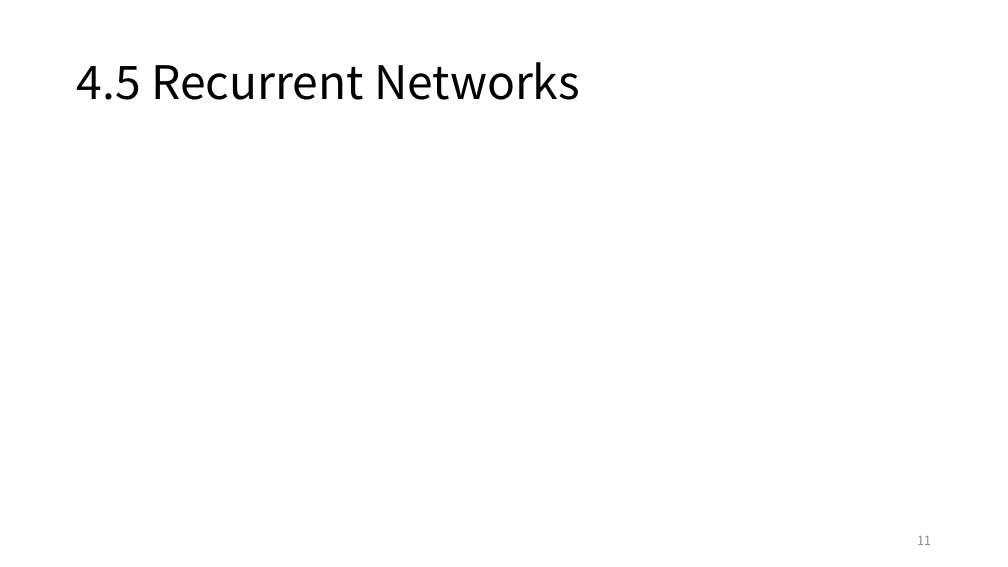
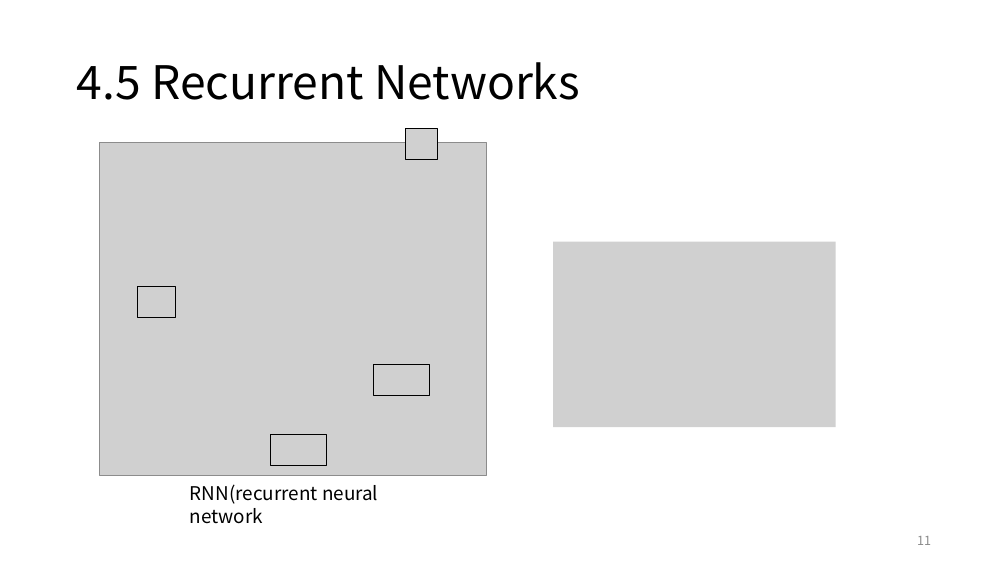
Before and after one commit to ggorr/MachineLearning, a slide deck: slide 11 of IDL/Ch04/IDL_Ch04.pptx. Drawn at 1008x567 pixels with LibreOffice and Linux fonts; fonts in the diff are those of the drawing; grey boxes stand for pictures. Boxes give left, top, right and bottom in pixels: in the first picture for what was removed or moved away, otherwise in the second. Text is boxed around its words. In the diff, an @@ line names an element or a change of style, - is before the commit and + after.

```diff
--- a/IDL/Ch04/IDL_Ch04.pptx
+++ b/IDL/Ch04/IDL_Ch04.pptx
@@ picture added at box(99, 143, 485, 476) @@
@@ picture added at box(405, 129, 438, 160) @@
@@ picture added at box(554, 241, 836, 427) @@
@@ picture added at box(138, 287, 175, 317) @@
@@ picture added at box(374, 365, 430, 395) @@
@@ picture added at box(270, 435, 326, 465) @@
@@ text added at box(190, 484, 378, 524), 18 pt, text #000000 @@
+RNN(recurrent neural network
```
Also in this commit, not shown: 4 slides added.
